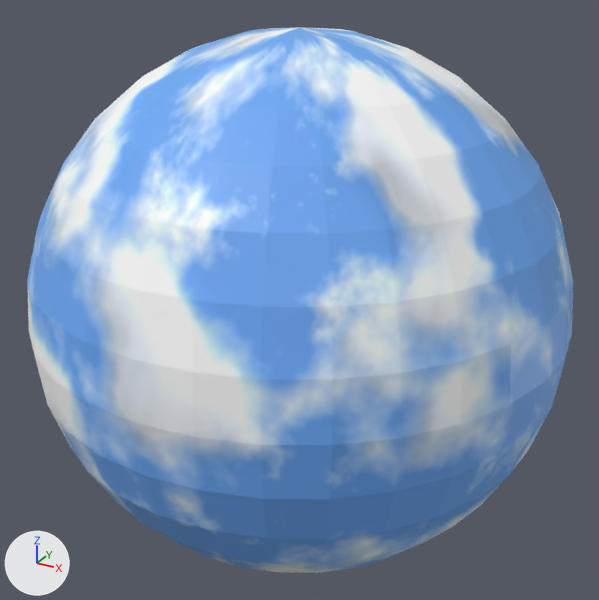
What one commit did to the glTF model stages/stage19.glb.
The view is the same before and after, from a 50 mm camera at (352.0, -642.0, 321.0) aimed at (-1.0, 0.0, 0.0). The lights are fixed; the arrows at lower left show +X, +Y and +Z. The first picture is the older version. Where no turn or scale is listed for an object, it has been applied to the vertices.

Objects in the first picture: 'Skysphere'.
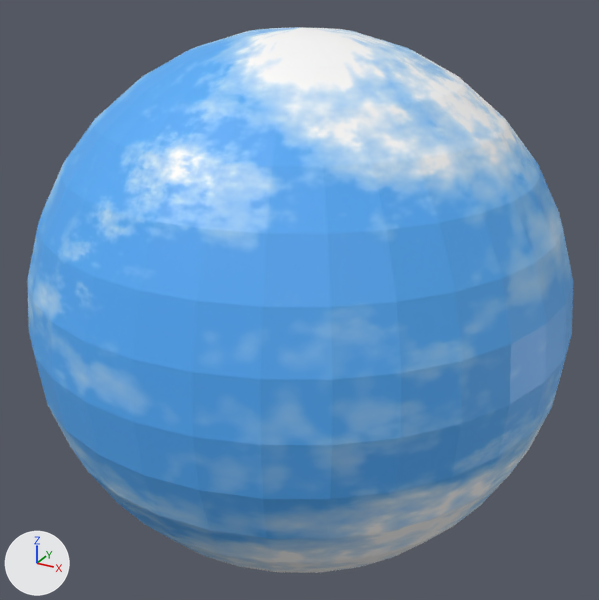
Changed parts and their boxes [x1, y1, x2, y2] in the pictures (599 x 600 px):
'Skysphere', surface changed, turned
    both: [27, 27, 573, 573]

Patch to the scene script:
```diff
--- a/stages/stage19.glb.py
+++ b/stages/stage19.glb.py
@@ img_bumpy_sky_blue_04_1024x512 @@
+img_bumpy_sky_blue_04_1024x512 = load_image('Bumpy_Sky-Blue_04-1024x512', '_unpacked/Bumpy_Sky-Blue_04-1024x512', 1024, 512, 'sRGB')
@@ mat_skybox @@
 mat_skybox = principled_material('Skybox')
-mat_skybox.texture = img_puffy_sky_blue_03_1024x512
+mat_skybox.texture = img_bumpy_sky_blue_04_1024x512
@@ ob_skysphere @@
 ob_skysphere.location = (0.0, 0.0, 0.0)
-ob_skysphere.rotation_euler = (0.0, 0.0, 2.356)  # degrees (0, 0, 135)
+ob_skysphere.rotation_euler = (0.0, 0.0, -2.356)  # degrees (0, 0, -135)
 ob_skysphere.scale = (5.0, 5.0, 5.0)
```
